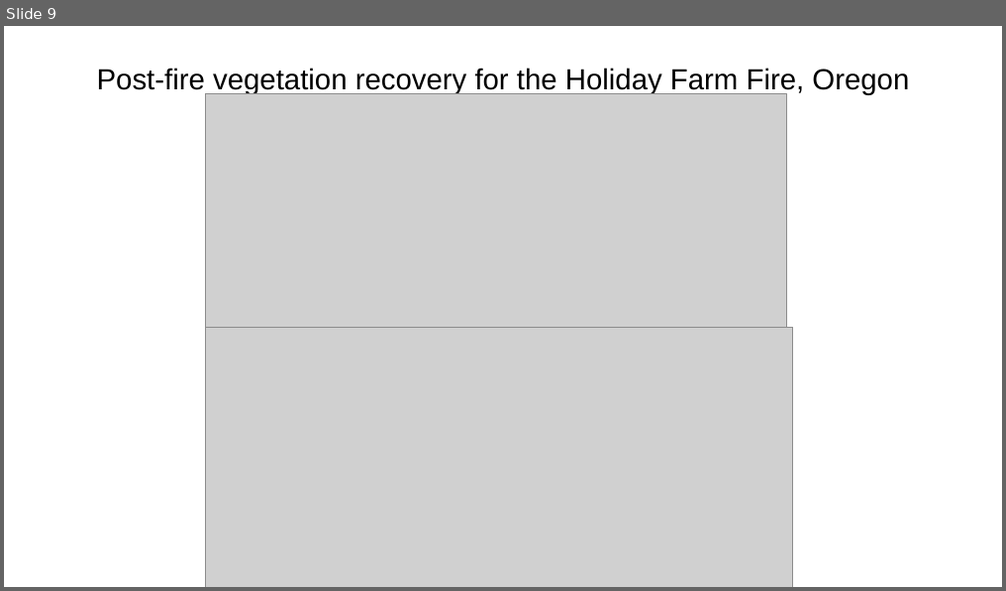
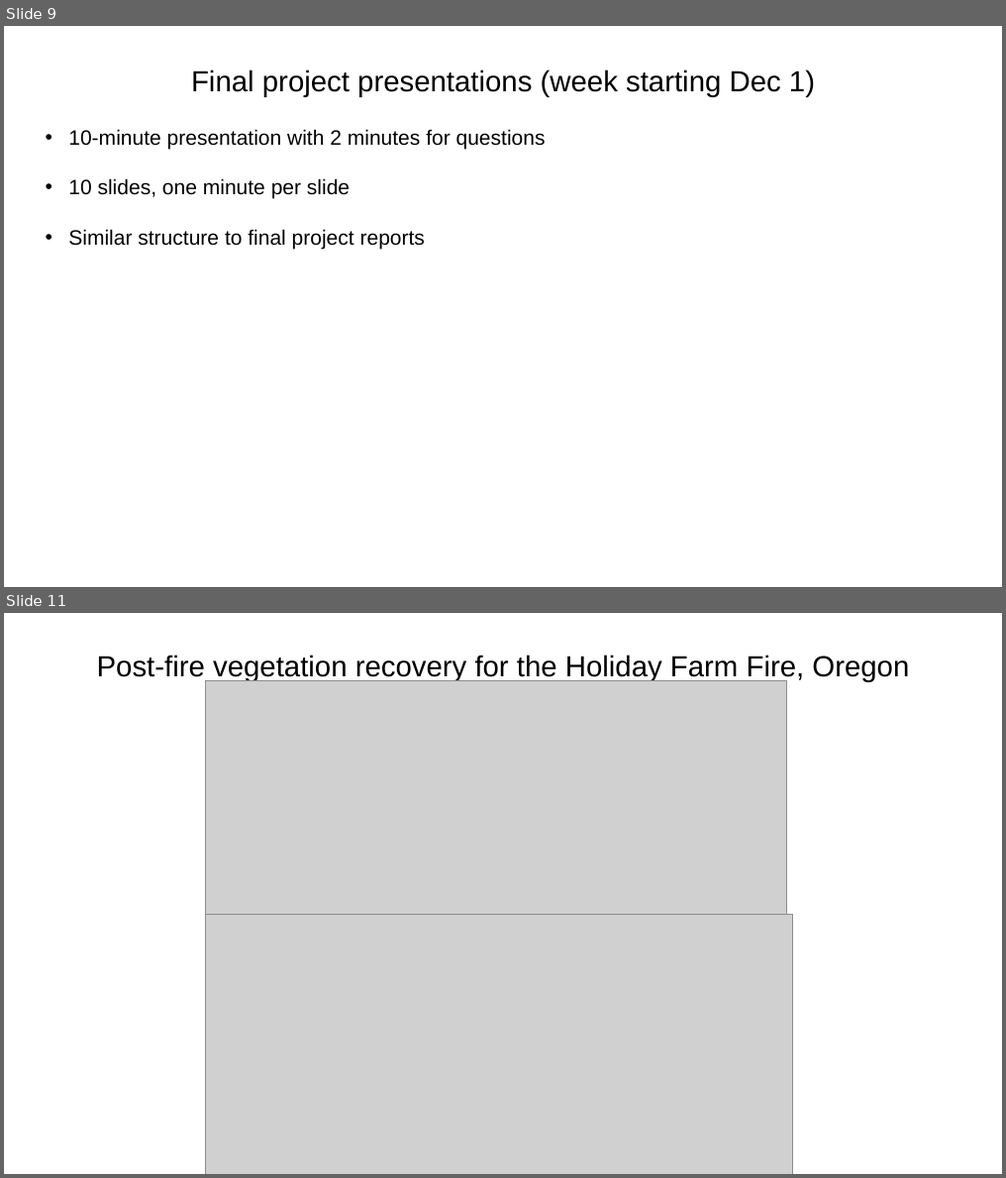
Before and after one commit to ryan-lab-duke/gds-applications-site, a slide deck: book/final-project/previous-projects.pptx. Shown one above the other, each under a label of ours: slide 9 before the commit, slides 9 and 11 after it; the slides between them are not shown. The pictures are 1006x591 and 1006x1178 pixels, drawn with LibreOffice and Linux fonts; fonts in the diff are those of the drawing; grey boxes stand for pictures. Boxes give left, top, right and bottom in pixels: in the first picture for what was removed or moved away, otherwise in the second. Text is boxed around its words. In the diff, an @@ line names an element or a change of style, - is before the commit and + after.

```diff
--- a/book/final-project/previous-projects.pptx
+++ b/book/final-project/previous-projects.pptx
@@ slide 9 added at box(4, 26, 1002, 587), background #FFFFFF @@
@@ text added at box(191, 70, 815, 96), 28 pt, text #000000 @@
+Final project presentations (week starting Dec 1)
@@ text added at box(68, 129, 546, 249), 20 pt, text #000000 @@
+• 10-minute presentation with 2 minutes for questions
+• 10 slides, one minute per slide
+• Similar structure to final project reports
@@ what was slide 9 is now slide 11 @@
```
Also in this commit, not shown: 2 slides changed, 8 other slides added, 7 slides removed, 12 other files.
